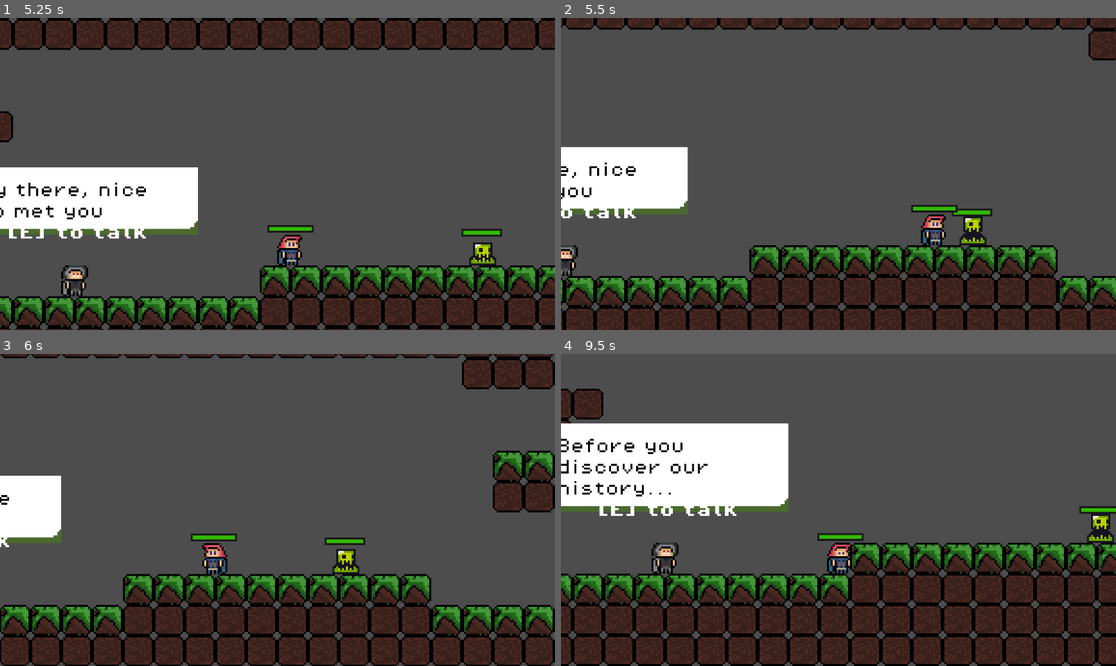
Above: before the commit, frames 1-4 (two rows, left to right).
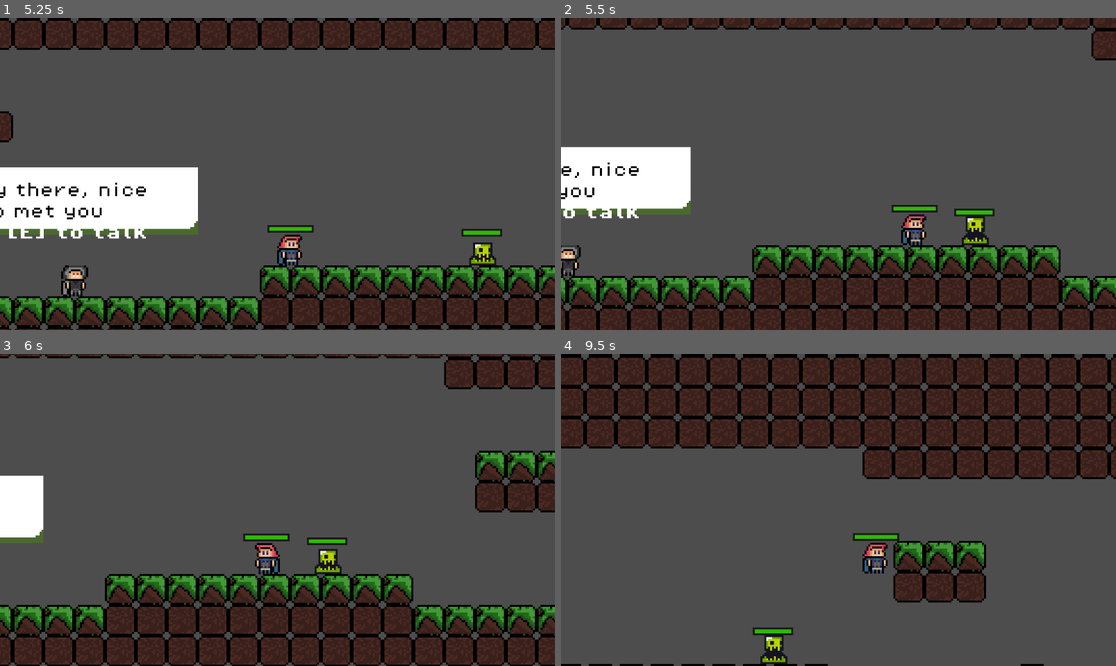
Above: after the commit, the same moments.

Repository: eoBattisti/agnosia
Game: Godot game, scene res://scenes/game.tscn
Same seed, same stepped clock (60 frames per second), same inputs: the game is played once before the commit and once after it.
Inputs:
- Up to frame 1 (5.25 s): hold D (move_right) 0.53-2.03 s; tap J (attack) at 0.6, 2.3, 3.6, 4.55, 5.1 s; tap W (jump) at 0.77, 1.07, 1.52, 1.55, 1.82, 2.1, 3.02, 3.32, 3.77, 3.8, 4.07, 4.52, 4.82 s; tap Shift (dash) at 0.8, 1.35, 3.05, 4.35 s; hold A (move_left) 2.03-2.78 s; hold D (move_right) 2.78-4.28 s; tap K (advance_dialog) at 2.85 s; hold A (move_left) 4.28-5.03 s; hold D (move_right) from 5.03 s (still down)
- Up to frame 2 (5.5 s): keep holding D (move_right); tap Shift (dash) at 5.3 s
- Up to frame 3 (6 s): release D (move_right) at 5.78 s; hold A (move_left) from 5.78 s (still down); tap Shift (dash) at 5.85 s
- Up to frame 4 (9.5 s): tap W (jump) at 6.02, 6.05, 6.32, 6.6, 6.77, 7.07, 7.52, 7.82, 8.3, 9.02, 9.32 s; tap J (attack) at 6.8, 8.1, 9.05 s; release A (move_left) at 7.28 s; hold D (move_right) from 7.28 s (still down); tap K (advance_dialog) at 7.35 s; tap Shift (dash) at 7.55, 8.85 s

Frame 1 is identical in both runs. In frame 2, 11% of the frame differs, in the area x 0-100%, y 0-100%; in frame 3, 19%; in frame 4, 74%.

Commit message:
fix: dashing timer to player

Diff:
--- a/scenes/player.tscn
+++ b/scenes/player.tscn
@@ -203,10 +203,14 @@
 [node name="DashState" type="Node" parent="MovementStateMachine" node_paths=PackedStringArray("move_state", "fall_state", "idle_state", "jump_state")]
 script = ExtResource("8_ro7he")
 move_state = NodePath("../MoveState")
+time_dashing = 0.15
 fall_state = NodePath("../FallState")
 idle_state = NodePath("../IdleState")
 jump_state = NodePath("../JumpState")
 animation_name = "run"
+
+[node name="DashTimer" type="Timer" parent="MovementStateMachine"]
+one_shot = true
 
 [node name="AttackStateMachine" type="Node" parent="." node_paths=PackedStringArray("starting_state")]
 script = ExtResource("3_lxx7u")
@@ -255,3 +259,5 @@
 offset_top = -20.0
 offset_right = 12.0
 offset_bottom = -18.0
+
+[connection signal="timeout" from="MovementStateMachine/DashTimer" to="MovementStateMachine/MoveState" method="_on_dash_timer_timeout"]
--- a/scripts/state_machine/state_machine.gd
+++ b/scripts/state_machine/state_machine.gd
@@ -10,9 +10,10 @@
 	move_component
 ) -> void:
 	for child in get_children():
-		child.parent = parent
-		child.animations = animations
-		child.move_component = move_component
+		if child is State:
+			child.parent = parent
+			child.animations = animations
+			child.move_component = move_component
 
 	change_state(starting_state)
 
--- a/scripts/state_machine/states/dash.gd
+++ b/scripts/state_machine/states/dash.gd
@@ -2,14 +2,14 @@
 class_name DashState
 
 @export var move_state: State
-@export var time_to_dash: float = 0.5
+@export var time_dashing: float = 1
 
-var dash_timer = 0.0
+var dash_duration_timer = 0.0
 var direction = 0.0
 
 func enter() -> void:
 	super()
-	dash_timer = time_to_dash
+	dash_duration_timer = time_dashing
 
 	if animations.flip_h:
 		direction = -1
@@ -20,8 +20,8 @@
 	return null
 
 func process_physics(delta: float) -> State:
-	dash_timer -= delta
-	if dash_timer <= 0.0:
+	dash_duration_timer -= delta
+	if dash_duration_timer <= 0.0:
 		if super.get_movement_input() != 0.0:
 			return move_state
 		return idle_state
--- a/scripts/state_machine/states/move.gd
+++ b/scripts/state_machine/states/move.gd
@@ -5,9 +5,17 @@
 @export var fall_state: State
 @export var idle_state: State
 @export var jump_state: State
+@onready var dash_timer = $"../DashTimer"
+
+var can_dash: bool = true
+
+func enter() -> void:
+	super()
 
 func process_input(event: InputEvent) -> State:
-	if get_dash():
+	if get_dash() and can_dash:
+		can_dash = false
+		dash_timer.start()
 		return dash_state
 
 	return null
@@ -34,3 +42,7 @@
 	if !parent.is_on_floor():
 		return fall_state
 	return null
+
+
+func _on_dash_timer_timeout():
+	can_dash = true
